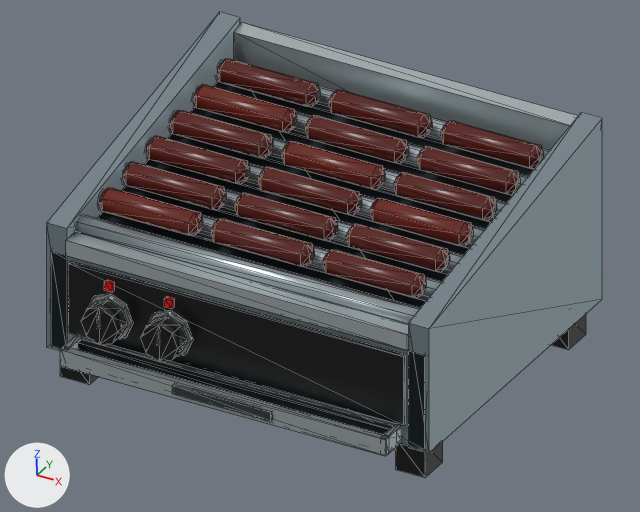
An edit to the Blender file art/equipment/HotDogRoller/HotDogRoller.blend, drawn before and after from the same camera.
The view is the same before and after, from the file's camera '_HDR_Camera'. Arrows for +X, +Y and +Z are at lower left; the lights stay in place. The older version comes first. Mesh edges are drawn as thin lines.

In view in the first picture: 'HotDogRoller_Body'.
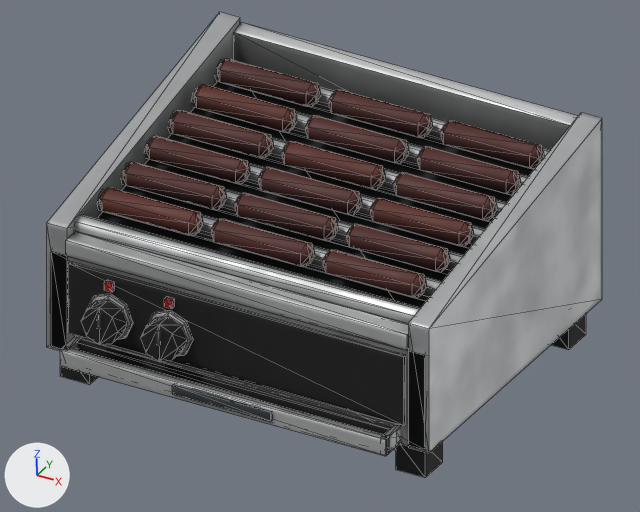
Diff of the bpy script that builds the scene:
```diff
--- a/art/equipment/HotDogRoller/HotDogRoller.blend.py
+++ b/art/equipment/HotDogRoller/HotDogRoller.blend.py
@@ img_t_hotdogroller_n_png_001 @@
+img_t_hotdogroller_n_png_001 = load_image('T_HotDogRoller_N.png.001', 'T_HotDogRoller_N.png', 512, 512, 'Non-Color')
@@ img_t_hotdogroller_m_png_001 @@
+img_t_hotdogroller_m_png_001 = load_image('T_HotDogRoller_M.png.001', 'T_HotDogRoller_M.png', 512, 512, 'Non-Color')
@@ img_t_hotdogroller_bc_png_001 @@
+img_t_hotdogroller_bc_png_001 = load_image('T_HotDogRoller_BC.png.001', 'T_HotDogRoller_BC.png', 512, 512, 'sRGB')
@@ mat_hotdogroller_gamelook @@
+mat_hotdogroller_gamelook = bpy.data.materials.new('HotDogRoller_GameLook')
+# uses the picture img_t_hotdogroller_bc_png_001
+# uses the picture img_t_hotdogroller_m_png_001
+# uses the picture img_t_hotdogroller_n_png_001
@@ me_hotdogroller_body_mesh_004 @@
 me_hotdogroller_body_mesh_004.from_pydata(...)  # 800 vertices, 1396 faces; spans x -0.195..0.195, y -0.18..0.168, z 0.0..0.218
 # used by ob_hotdogroller_body; location = (0.0, 0.0, 0.0)
-me_hotdogroller_body_mesh_004.materials.append(mat_m_hotdogroller)
+# me_hotdogroller_body_mesh_004 part 1: edges marked sharp go from 0 to 428
+me_hotdogroller_body_mesh_004.materials.append(mat_hotdogroller_gamelook)
```

Where the change shows, as pixel boxes [x1, y1, x2, y2] in the pictures (640 x 512 px):
'HotDogRoller_Body', recoloured, shading changed: [47, 12, 602, 477] in both
part 1 of me_hotdogroller_body_mesh_004, shading changed: [47, 12, 602, 478] in both
